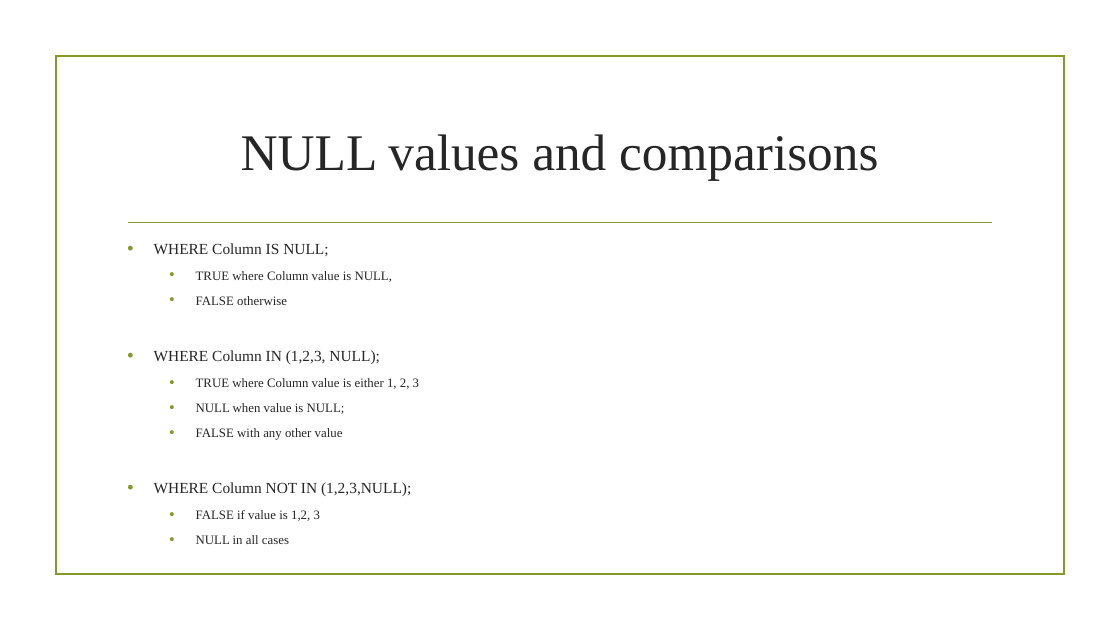
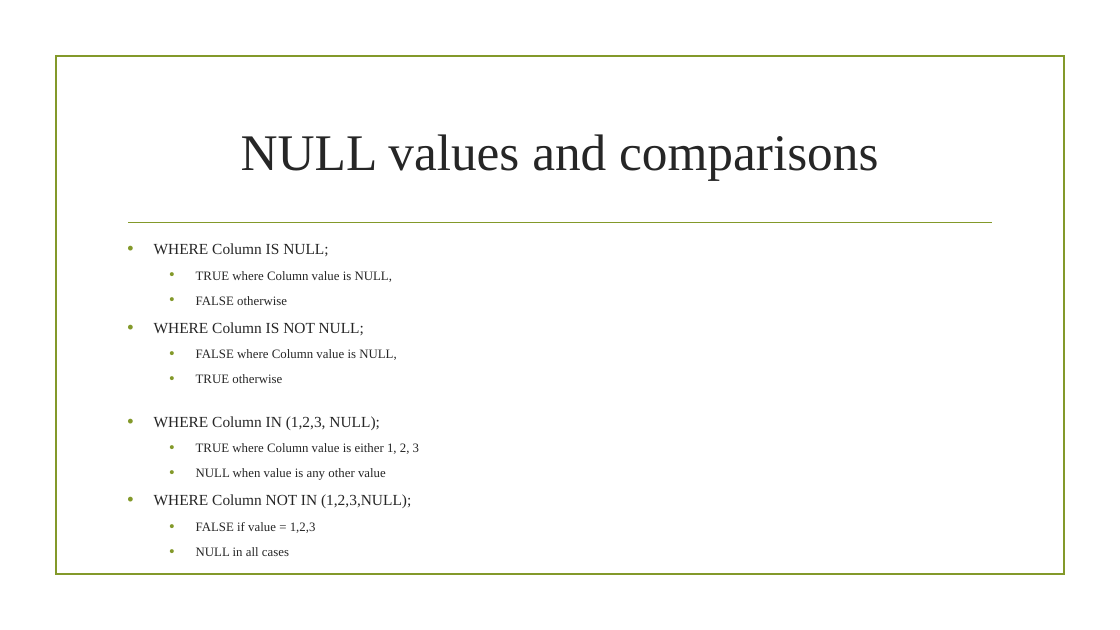
Before and after one commit to drsqlgithub/Presentation-Downloads, a slide deck: slide 9 of Database Design Chat/Database Design Chat 015 NULL.pptx. Drawn at 1120x630 pixels with LibreOffice and Linux fonts; fonts in the diff are those of the drawing; background and template pictures are left out. Boxes give left, top, right and bottom in pixels: in the first picture for what was removed or moved away, otherwise in the second. Text is boxed around its words. In the diff, an @@ line names an element or a change of style, - is before the commit and + after.

```diff
--- a/Database Design Chat/Database Design Chat 015 NULL.pptx
+++ b/Database Design Chat/Database Design Chat 015 NULL.pptx
@@ text at (154, 322, 397, 383): paragraphs added @@
+• WHERE Column IS NOT NULL;
+  • FALSE where Column value is NULL,
+  • TRUE otherwise
@@ text at (196, 468, 386, 480): text changed @@
-  • NULL when value is NULL;
-  • FALSE with any other value
+  • NULL when value is any other value
@@ text at (196, 522, 316, 533): text changed @@
-  • FALSE if value is 1,2, 3
+  • FALSE if value = 1,2,3
```
